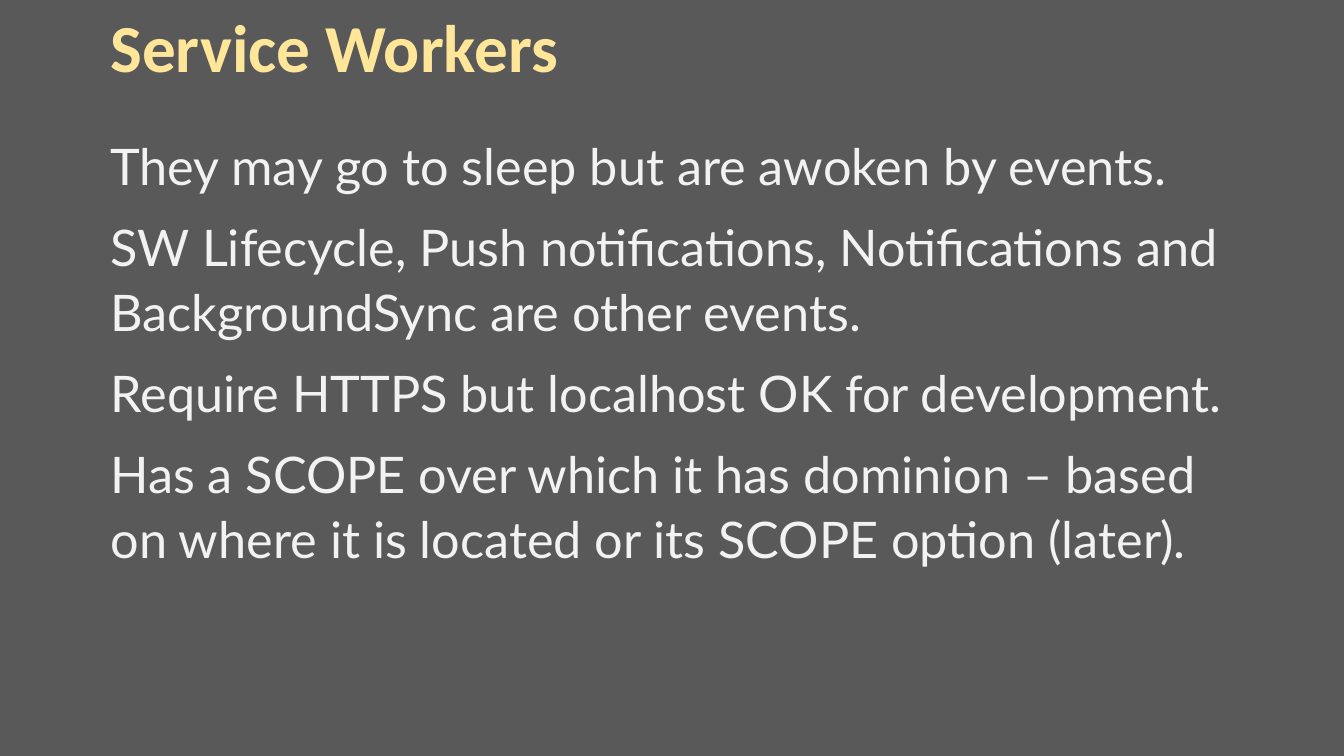
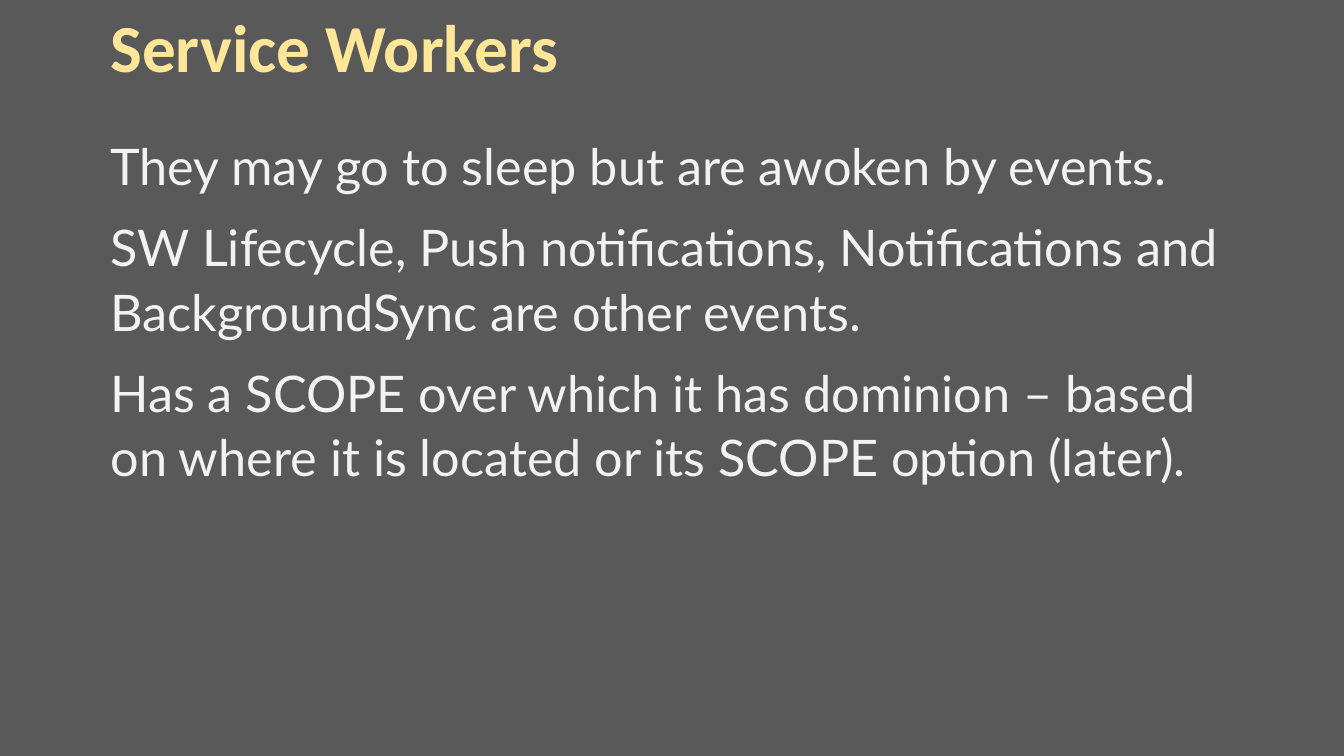
Before and after one commit to iwswordpress/asyncjs, a slide deck: slide 9 of 00-MAIN-ASYNCJS.pptx (slide 7 before the commit). Drawn at 1344x756 pixels with LibreOffice and Linux fonts; fonts in the diff are those of the drawing. Boxes give left, top, right and bottom in pixels: in the first picture for what was removed or moved away, otherwise in the second. Text is boxed around its words. In the diff, an @@ line names an element or a change of style, - is before the commit and + after.

```diff
--- a/00-MAIN-ASYNCJS.pptx
+++ b/00-MAIN-ASYNCJS.pptx
@@ text at <box>110,375,1222,421</box>: paragraph removed @@
-Require HTTPS but localhost OK for development.
```
Also in this commit, not shown: 3 other slides changed, 2 slides added, 1 slide removed, 1 other file.
